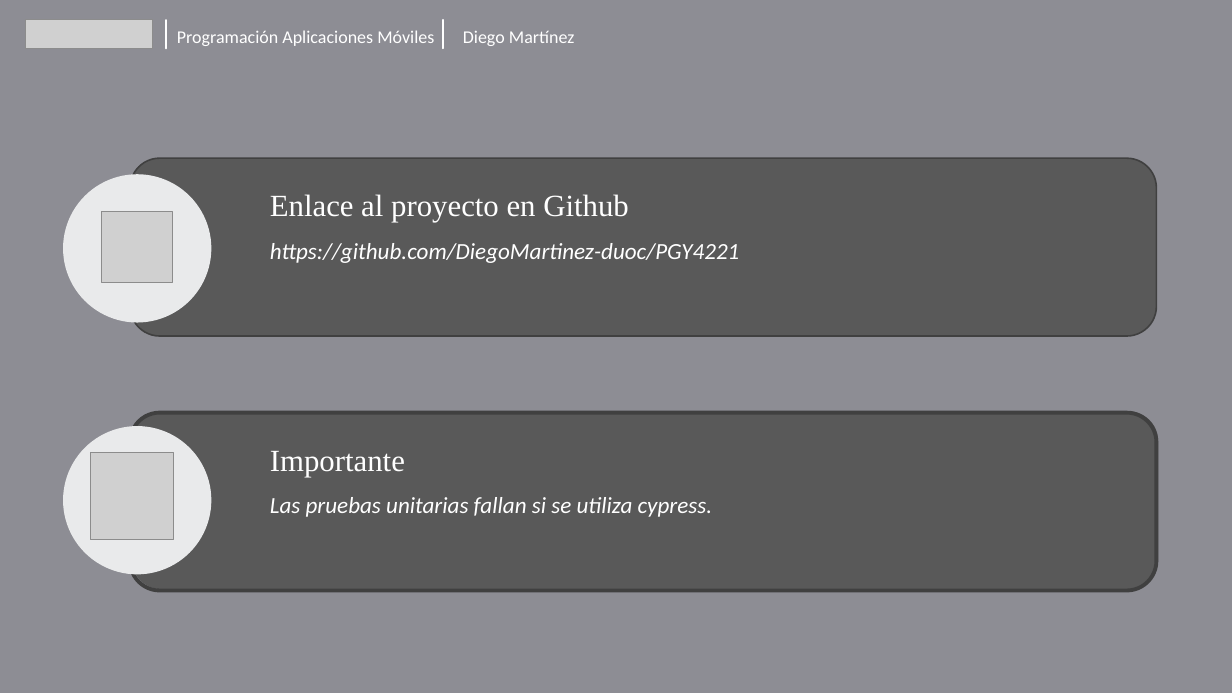
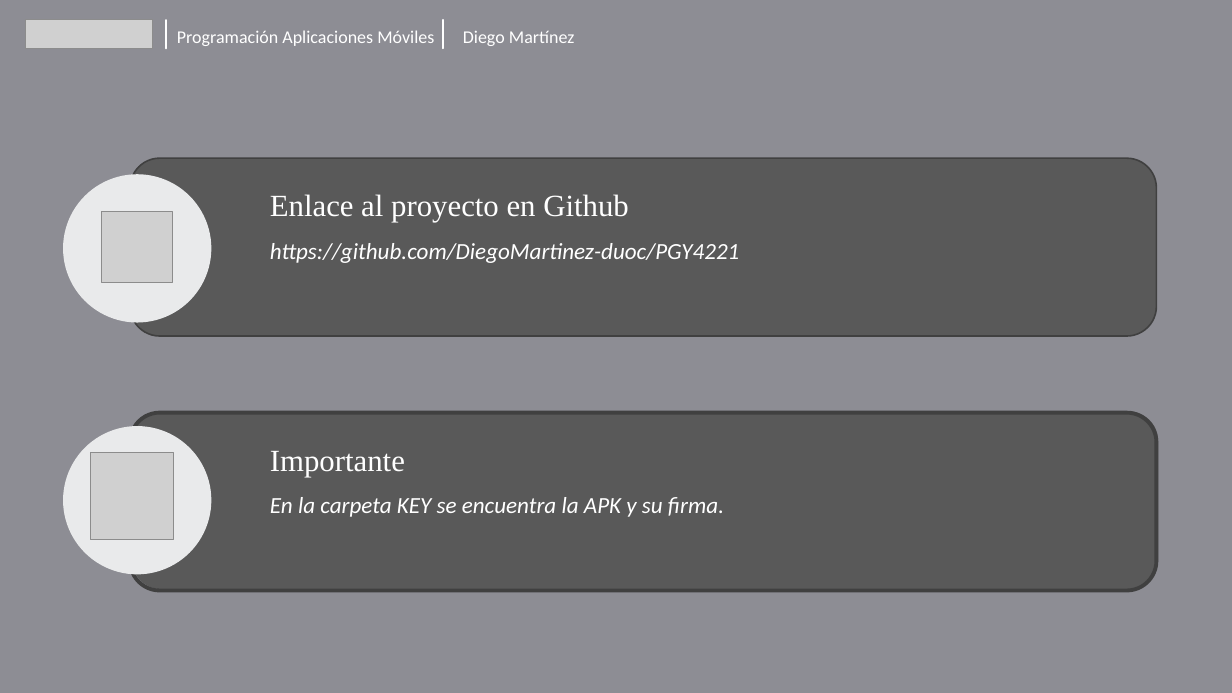
Before and after one commit to DiegoMartinez-duoc/PGY4221, a slide deck: slide 7 of Competitory.pptx (slide 6 before the commit). Drawn at 1232x693 pixels with LibreOffice and Linux fonts; fonts in the diff are those of the drawing; grey boxes stand for pictures. Boxes give left, top, right and bottom in pixels: in the first picture for what was removed or moved away, otherwise in the second. Text is boxed around its words. In the diff, an @@ line names an element or a change of style, - is before the commit and + after.

```diff
--- a/Competitory.pptx
+++ b/Competitory.pptx
@@ text at [270,497,724,517]: text changed @@
-Las pruebas unitarias fallan si se utiliza cypress.
+En la carpeta KEY se encuentra la APK y su firma.
```
Also in this commit, not shown: 3 other slides changed, 2 slides added, 1 slide removed, 6 other files.
